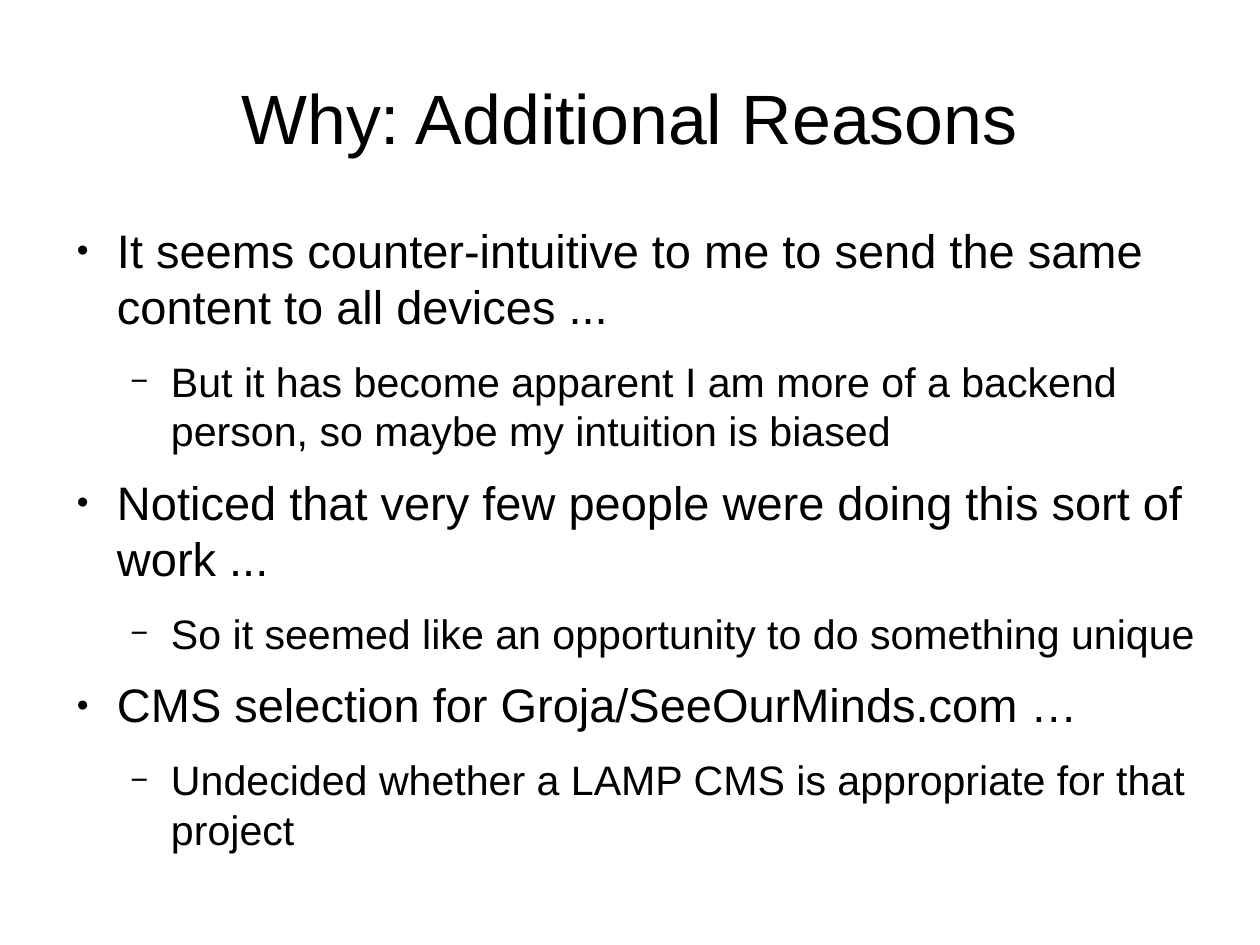
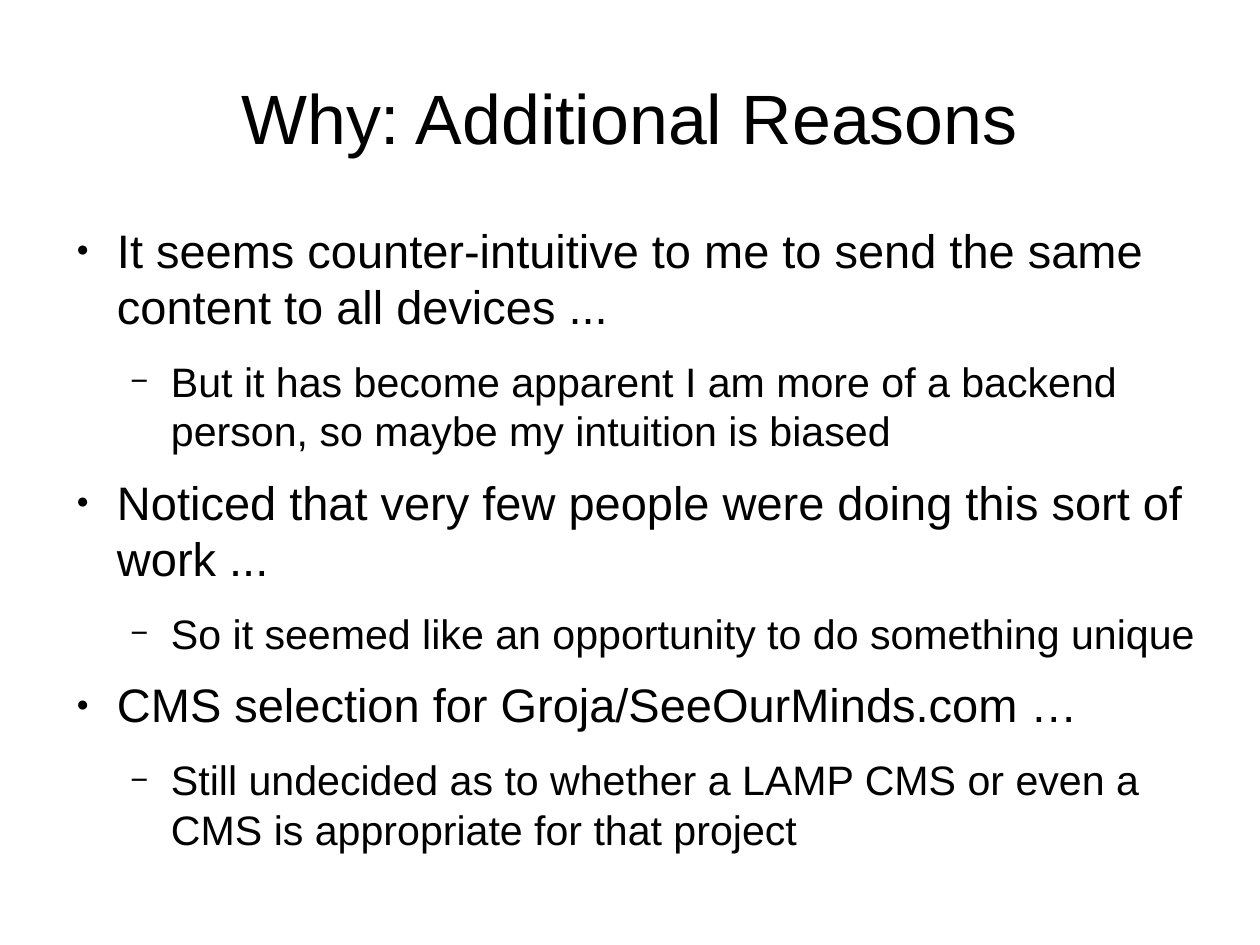
Before and after one commit to tomwhartung/jmws_accoutrements, a slide deck: slide 5 of presentations/2016_07-Drupal/9-slides.odp. Drawn at 1260x945 pixels with LibreOffice and Linux fonts; fonts in the diff are those of the drawing. Boxes give left, top, right and bottom in pixels: in the first picture for what was removed or moved away, otherwise in the second. Text is boxed around its words. In the diff, an @@ line names an element or a change of style, - is before the commit and + after.

```diff
--- a/presentations/2016_07-Drupal/9-slides.odp
+++ b/presentations/2016_07-Drupal/9-slides.odp
@@ text at (x1=171, y1=765, x2=1139, y2=853): text changed @@
-  − Undecided whether a LAMP CMS is appropriate for that project
+  − Still undecided as to whether a LAMP CMS or even a CMS is appropriate for that project
```
Also in this commit, not shown: 10 other slides changed, 1 slide added.
